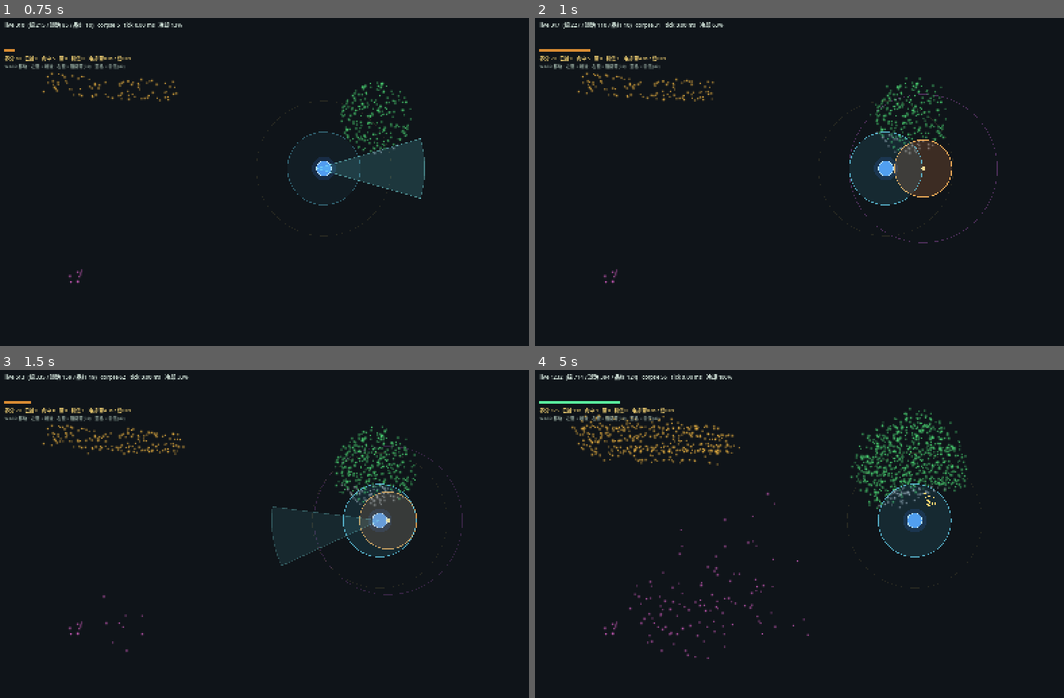
Above: before the commit, frames 1-4 (two rows, left to right).
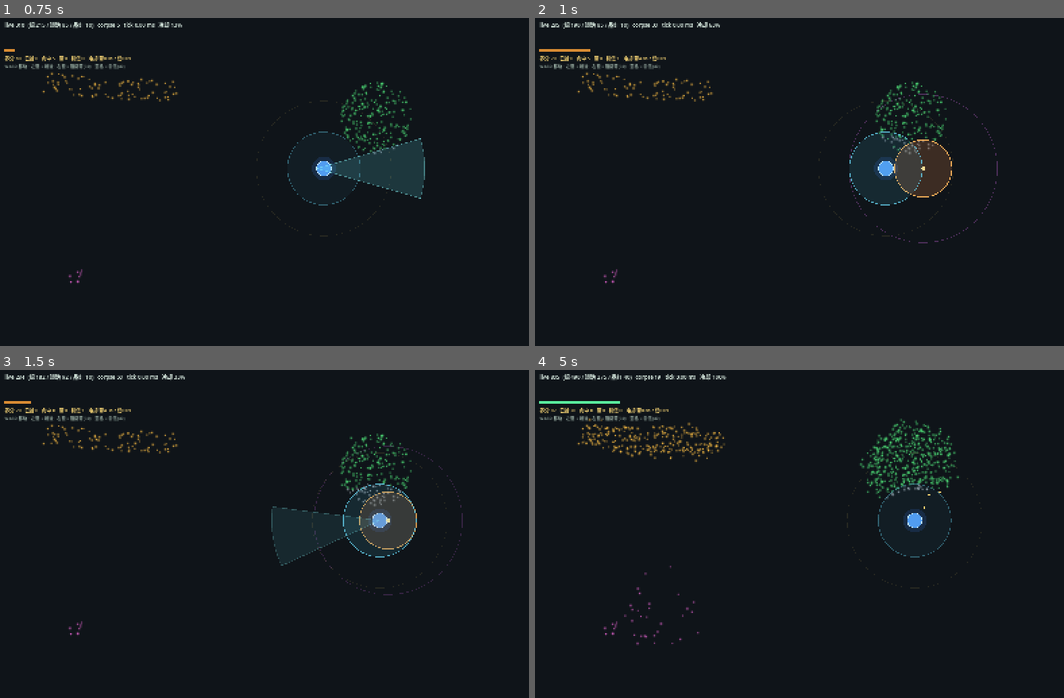
Above: after the commit, the same moments.

Repository: yanyanzi620/gamecreation
Game: Godot game, scene res://scenes/demo/virus_showcase.tscn
The game is run twice, just before and just after one commit, with the same random seed, the same clock (stepped at 60 frames per second) and the same inputs. This scene is started directly instead of the project's main scene.
Inputs (mouse positions are in pixels of both pictures, inside the frame that each line leads up to):
- Up to frame 1 (0.75 s): tap Enter at 0.5 s; move the mouse to (386, 168) at 0.52 s; hold D from 0.53 s (still down); tap P at 0.6 s; click (386, 168) at 0.67 s
- Up to frame 2 (1 s): keep holding D; tap Space at 0.77 s
- Up to frame 3 (1.5 s): release D at 1.25 s; drag from (158, 553) to (243, 606) at 1.27 s
- Up to frame 4 (5 s): move the mouse to (857, 461) at 2.02 s; hold D 2.03-2.75 s; tap R at 2.1 s; drag from (778, 606) to (640, 488) at 2.77 s; move the mouse to (963, 586) at 3.52 s; hold A 3.53-4.25 s; tap B at 3.6 s; tap Space at 3.77 s; drag from (640, 488) to (720, 452) at 4.27 s

Frame 1 is identical in both runs. In frame 2, 0.5% of the frame differs, in the area x 3-78%, y 1-42%; in frame 3, 1.0%; in frame 4, 4.1%, in the area x 3-82%, y 1-89%.

Commit message:
balance: slow spread - cooldown 1.4~2.5s, chain step 70~150

Diff:
--- a/scripts/world/virus_population.gd
+++ b/scripts/world/virus_population.gd
@@ -52,8 +52,8 @@
 # ------------------------------------------------------------ 生长
 const R_MIN := 4.5
 const R_MAX := 8.0
-const COOL_MIN := 0.80
-const COOL_MAX := 1.55
+const COOL_MIN := 1.40
+const COOL_MAX := 2.50
 const SPAWN_D_MIN := 14.0
 const SPAWN_D_MAX := 26.0
 const PROBE_DIST := 30.0        # 探一格
@@ -61,8 +61,8 @@
 # 跳跃链 = 单点传播：不粘连、不稳方向，只保证「整体往前推」
 # 每次繁殖在空中随机落一个点，点与点之间天然留空，视觉上不会糊成条带
 const CHAIN_SPREAD_DEG := 38.0   # 落点相对主轴的最大偏角
-const CHAIN_STEP_MIN := 95.0     # 落点距离
-const CHAIN_STEP_MAX := 190.0
+const CHAIN_STEP_MIN := 70.0     # 落点距离
+const CHAIN_STEP_MAX := 150.0
 
 # ------------------------------------------------------------ 阻隔带
 const BLK_ARM := 0.45           # 释放后闪烁多久才生效
Not shown, changed: docs/病毒模型与攻击机制.md
